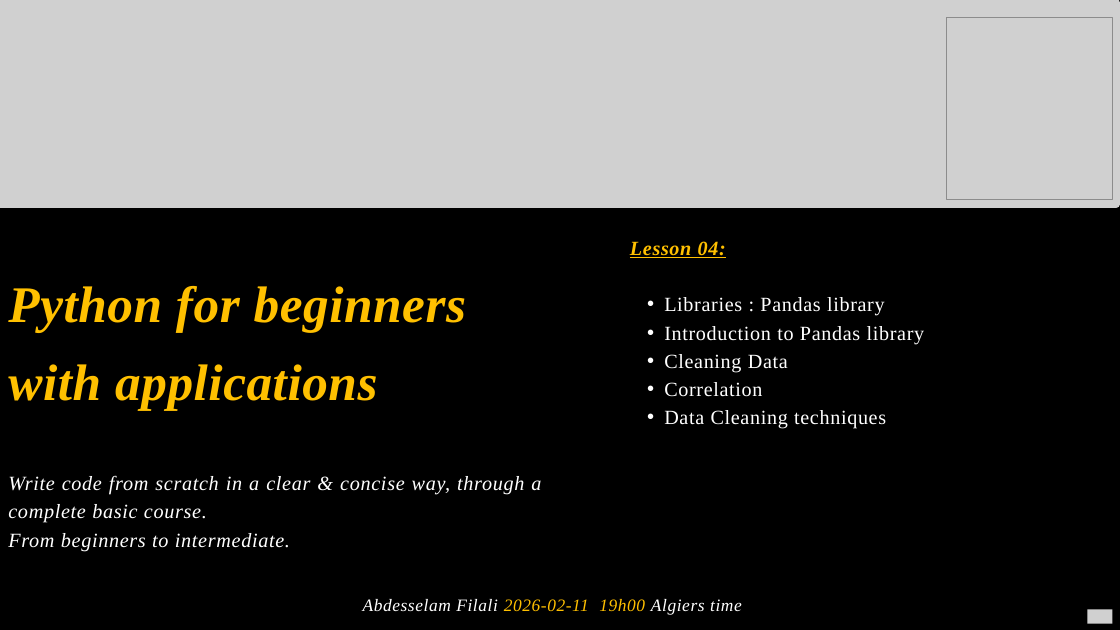
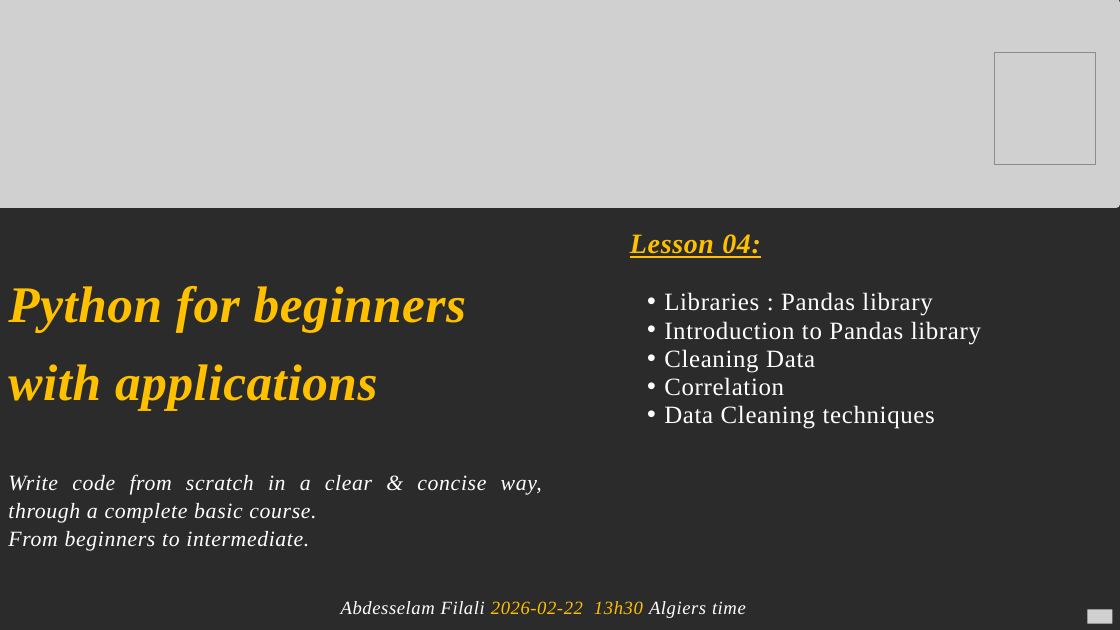
Before and after one commit to Abdou-fi/python, a slide deck: slide 1 of 2025-2026/Course_04/01_libraries_modules/01_pandas/Presentation/Python for absolute Beginners.pptx. Drawn at 1120x630 pixels with LibreOffice and Linux fonts; fonts in the diff are those of the drawing; grey boxes stand for pictures; background and template pictures are left out; a plain dark background stands for a picture behind light text. Boxes give left, top, right and bottom in pixels: in the first picture for what was removed or moved away, otherwise in the second. Text is boxed around its words. In the diff, an @@ line names an element or a change of style, - is before the commit and + after.

```diff
--- a/2025-2026/Course_04/01_libraries_modules/01_pandas/Presentation/Python for absolute Beginners.pptx
+++ b/2025-2026/Course_04/01_libraries_modules/01_pandas/Presentation/Python for absolute Beginners.pptx
@@ background #000000 to picture (left out) @@
@@ picture resized from (x1=946, y1=17, x2=1112, y2=199) to (x1=994, y1=52, x2=1095, y2=164) @@
@@ text "Lesson 04:" at (x1=630, y1=234, x2=981, y2=429): size 25.9 to 36 pt in "Lesson 04:"; size 25.9 to 32 pt @@
@@ text "Write code from scratch in ..." at (x1=8, y1=474, x2=542, y2=551): size 26 to 28 pt @@
@@ text at (x1=341, y1=601, x2=746, y2=618): text changed; size 22.4 to 24 pt @@
-Abdesselam Filali 2026-02-11 19h00 Algiers time
+Abdesselam Filali 2026-02-22 13h30 Algiers time
```
Also in this commit, not shown: 35 other files.
